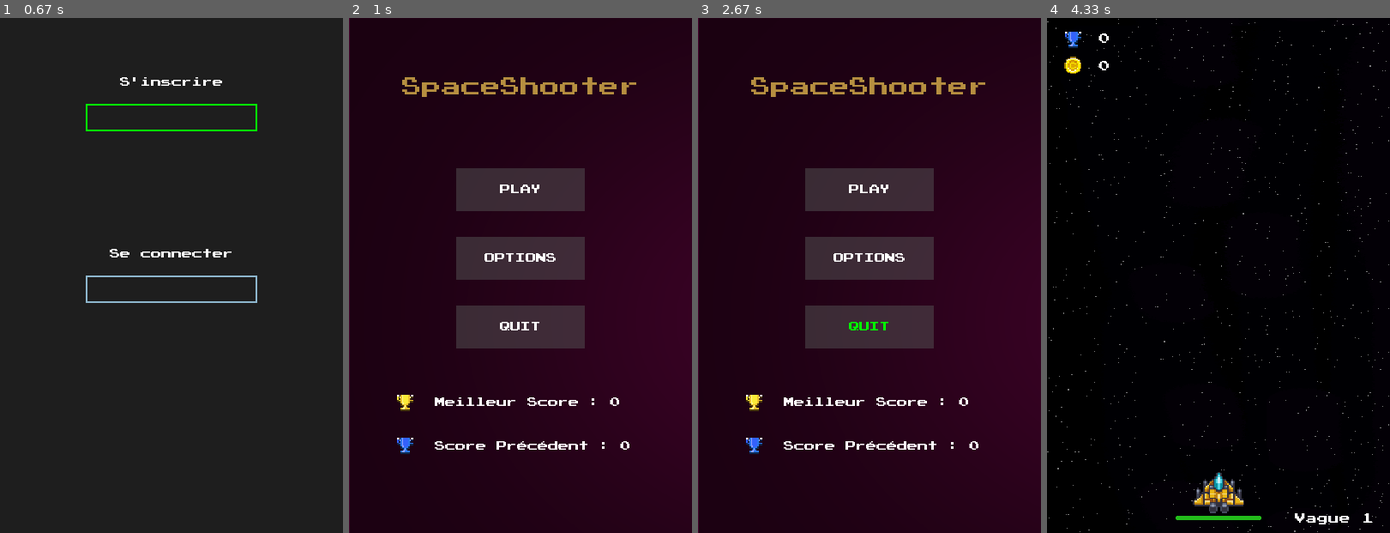
Above: before the commit, frames 1-4 (left to right).
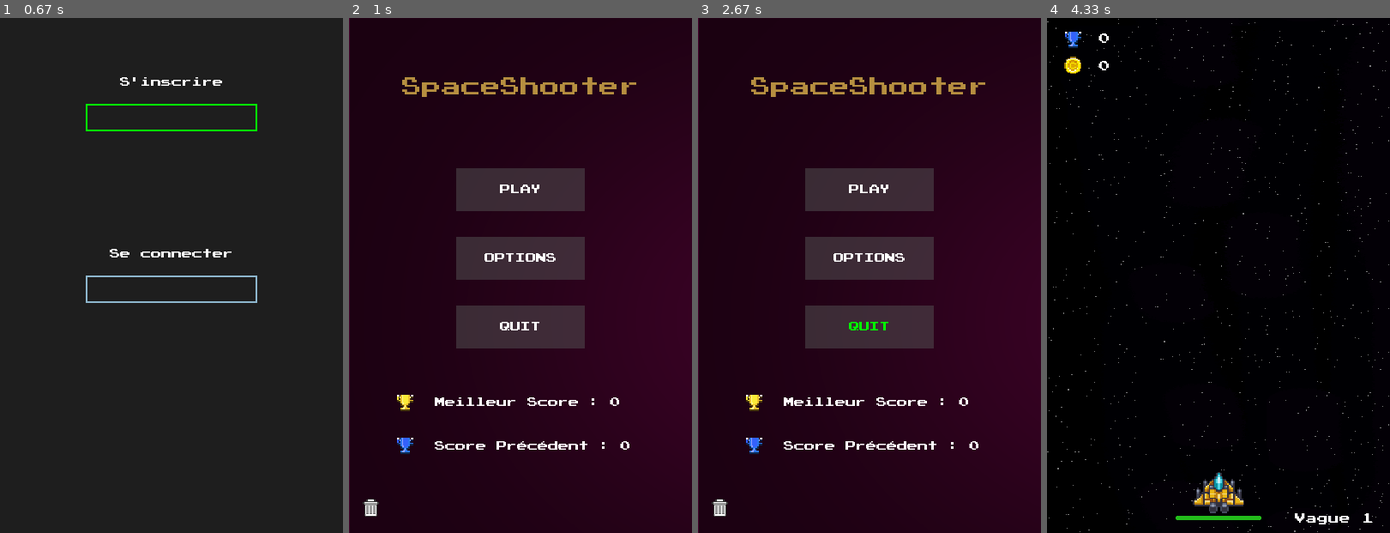
Above: after the commit, the same moments.

Repository: Fabien-crypto/SpaceShooter
Game: pygame game, started from main.py
Same seed, same stepped clock (60 frames per second), same inputs: the game is played once before the commit and once after it.
Inputs (mouse positions are in pixels of both pictures, inside the frame that each line leads up to):
- Up to frame 1 (0.67 s): click (171, 115) at 0.38 s
- Up to frame 2 (1 s): tap Enter at 0.67 s
- Up to frame 3 (2.67 s): click "PLAY" at 1.05 s; tap Space at 1.33, 1.73, 2.03 s; tap Esc at 2.22 s; click (872, 327) at 2.6 s
- Up to frame 4 (4.33 s): click (1348, 471) at 2.93 s; tap Enter at 4.05 s

Frame 1 is identical in both runs. In frame 2, 0.1% of the frame differs, in the area x 4-9%, y 93-97%; in frame 3, 0.1%; in frame 4, nothing differs.

Commit message:
ajout d'une fonction pour supprimer le fichier d'une session
J'ai ajouté une fonction qui permet de supprimer le fichier texte d'une fonction. J'ai importé os qui gère la partie "dossiers/fichiers/répertoire", ça permet de se balader dans l'ordinateur. Donc quand je créer ou je me connecte à uen session, je supprime le fichier initialisation.txt et quand j'execute la fonction qui détruit une session, je supprime le fichier qui porte le nom de la session en question. Le nom de la session apparaît dans le menu en bas à gauche et aussi dans le menu pause. Dans le menu à coté du nom de la session il y a  un icon poubelle et quand on clique dessus ça supprime la session. (Faire attention pas de message d'avertissement lorsqu'on clique sur le bouton poubelle).

Diff:
--- /dev/null
+++ b/dada.txt
@@ -0,0 +1,6 @@
+0
+0
+0
+0
+0
+0
--- /dev/null
+++ b/initialisation.txt
@@ -0,0 +1,6 @@
+0
+0
+0
+0
+0
+0
--- a/main.py
+++ b/main.py
@@ -4,6 +4,7 @@
 import sys
 from PIL import Image, ImageFilter
 from pygame.math import Vector2
+import os
 
 
 #Initialisation du jeu#
@@ -32,14 +33,14 @@
 buttonimg = pygame.transform.scale(buttonimg,(150,50))
 screen = pygame.display.set_mode((400, 600))
 
-with open("initalisation.txt","w") as init :
+with open("initialisation.txt","w") as init :
     init.write("0\n0\n0\n0\n0\n0\n")
     init.close()
-nom_fichier = "initalisation.txt"
+nom_session = "initialisation"
 
 
 def saveread(score):
-    with open(nom_fichier,"r") as fichier:
+    with open(nom_session+'.txt',"r") as fichier:
         list = fichier.readlines()
         fichier.close()
     if score == "bestscore":
@@ -57,7 +58,7 @@
 
 def save(score,vol,pos,vol2,pos2):
     bestscore = saveread("bestscore")
-    fichier = open(nom_fichier,"w+")
+    fichier = open(nom_session+'.txt',"w+")
     if score > int(bestscore):
         fichier.write(str(score)+"\n"+str(score)+"\n"+str(vol)+"\n"+str(pos)+"\n"+str(vol2)+"\n"+str(pos2))
         fichier.close()
@@ -70,7 +71,7 @@
 
 
 def session():
-    global nom_fichier, existe_deja, existe_pas
+    global nom_session, existe_deja, existe_pas
     input_box = pygame.Rect(100, 100, 140,32)
     input_box1 = InputBox(100, 100, 140, 32)
     input_box2 = InputBox(100, 300, 140, 32)
@@ -88,14 +89,11 @@
             input_box1.handle_event_1(event)
             input_box2.handle_event_2(event)
 
-
         for box in input_boxes:
             box.update()
-
         screen.fill((30, 30, 30))
         screen.blit(INSCRIPTION_TEXT, INSCRIPTION_RECT)
         screen.blit(CONNEXION_TEXT,CONNEXION_RECT)
-
         for box in input_boxes:
             box.draw(screen)
 
@@ -120,7 +118,7 @@
 
 
     def handle_event_1(self, event):
-        global existe_deja
+        global existe_deja,nom_session
         if event.type == pygame.MOUSEBUTTONDOWN:
             # If the user clicked on the input_box rect.
             if self.rect.collidepoint(event.pos):
@@ -133,21 +131,21 @@
         if event.type == pygame.KEYDOWN:
             if self.active:
                 if event.key == pygame.K_RETURN:
-                    nom_fichier = str(self.text) + ".txt"
+                    nom_session = str(self.text).lower()
                     try:
-                        with open(nom_fichier, 'r') as f:
+                        with open(nom_session+'.txt', 'r') as f:
                             existe_deja = 1
                     except FileNotFoundError as e:
-                        nom_fichier = str(self.text)+'.txt'
-                        with open(nom_fichier, 'w+') as f:
+                        with open(nom_session+'.txt', 'w+') as f:
                             f.write("0\n0\n0\n0\n0\n0\n")
                             f.close()
+                        os.remove("initialisation.txt")
                         main_menu()
                     except IOError as e:
-                        nom_fichier = str(self.text)+'.txt'
-                        with open(nom_fichier, 'w+') as f:
+                        with open(nom_session+'.txt', 'w+') as f:
                             f.write("0\n0\n0\n0\n0\n0\n")
                             f.close()
+                        os.remove("initialisation.txt")
                         main_menu()
                     self.text = ''
                 elif event.key == pygame.K_BACKSPACE:
@@ -158,7 +156,7 @@
                 self.txt_surface = get_font(12).render(self.text, True, self.color)
 
     def handle_event_2(self, event):
-        global existe_pas
+        global existe_pas,nom_session
         if event.type == pygame.MOUSEBUTTONDOWN:
             # If the user clicked on the input_box rect.
             if self.rect.collidepoint(event.pos):
@@ -171,10 +169,11 @@
         if event.type == pygame.KEYDOWN:
             if self.active:
                 if event.key == pygame.K_RETURN:
-                    nom_fichier = str(self.text) + ".txt"
+                    nom_session = str(self.text).lower()
                     try:
-                        with open(nom_fichier, 'r') as f:
+                        with open(nom_session+'.txt', 'r') as f:
                             main_menu()
+                        os.remove("initialisation.txt")
                     except FileNotFoundError as e:
                         existe_pas = 1
                     except IOError as e:
@@ -495,9 +494,6 @@
             self.last_monster = now
 
 
-
-
-
 #Déclaration des variables de son#
 volume = float(saveread("volume"))
 position= int(saveread("position"))
@@ -520,6 +516,9 @@
         OPTIONS_RECT2 = OPTIONS_TEXT1.get_rect(center=(200,300))
         OPTIONS_POURCENTAGE_FOND_RECT = POURCENTAGE_FOND.get_rect(center=(40, 205))
         OPTIONS_POURCENTAGE_FOND_RECT2 = POURCENTAGE_FOND2.get_rect(center=(40, 355))
+        SESSION_TEXT = get_font(12).render(nom_session, True, "white")
+        SESSION_RECT = SESSION_TEXT.get_rect(bottomleft=(15, 580))
+        screen.blit(SESSION_TEXT,SESSION_RECT)
         screen.blit(OPTIONS_TEXT, OPTIONS_RECT)
         screen.blit(OPTIONS_TEXT1, OPTIONS_RECT1)
         screen.blit(OPTIONS_TEXT2, OPTIONS_RECT2)
@@ -664,6 +663,9 @@
         PLAY_BUTTON = Button(image=buttonimg, pos=(200, 200), text_input="Reprendre", font=get_font(12), base_color="White", hovering_color="Green")
         OPTIONS_BUTTON = Button(image=buttonimg, pos=(200, 280), text_input="Options", font=get_font(12), base_color="White", hovering_color="Green")
         QUIT_BUTTON = Button(image=buttonimg, pos=(200, 360), text_input="Menu", font=get_font(12), base_color="White", hovering_color="Green")
+        SESSION_TEXT = get_font(12).render(nom_session, True, "white")
+        SESSION_RECT = SESSION_TEXT.get_rect(bottomleft=(35, 580))
+        screen.blit(SESSION_TEXT,SESSION_RECT)
         OPTIONS_MOUSE_POS = pygame.mouse.get_pos()
 
         for button in [PLAY_BUTTON, OPTIONS_BUTTON, QUIT_BUTTON]:
@@ -728,9 +730,12 @@
         pygame.display.update()
 
 def main_menu():
+    global nom_session
     mixer.music.load('sounds/01_Title-Screen.wav')
     mixer.music.set_volume(volume)
     mixer.music.play(-1, 0.0, 0)
+    trashimg = pygame.image.load('assets/icon/trash.png')
+    trashimg = pygame.transform.scale(trashimg,(30,30))
     while True:
         BG = pygame.image.load("assets/menu/Background.png")
         best_score = pygame.image.load('assets/icon/best_score.png')
@@ -741,23 +746,24 @@
         MENU_MOUSE_POS = pygame.mouse.get_pos()
         MENU_TEXT = get_font(23).render("SpaceShooter", True, "#b68f40")
         MENU_RECT = MENU_TEXT.get_rect(center=(200, 80))
-        PLAY_BUTTON = Button(image=buttonimg, pos=(200, 200),
-                            text_input="PLAY", font=get_font(12), base_color="White", hovering_color="Green")
-        OPTIONS_BUTTON = Button(image=buttonimg, pos=(200, 280),
-                            text_input="OPTIONS", font=get_font(12), base_color="White", hovering_color="Green")
-        QUIT_BUTTON = Button(image=buttonimg, pos=(200, 360),
-                            text_input="QUIT", font=get_font(12), base_color="White", hovering_color="Green")
+        PLAY_BUTTON = Button(image=buttonimg, pos=(200, 200), text_input="PLAY", font=get_font(12), base_color="White", hovering_color="Green")
+        OPTIONS_BUTTON = Button(image=buttonimg, pos=(200, 280), text_input="OPTIONS", font=get_font(12), base_color="White", hovering_color="Green")
+        QUIT_BUTTON = Button(image=buttonimg, pos=(200, 360),text_input="QUIT", font=get_font(12), base_color="White", hovering_color="Green")
         Best_Score_TEXT = get_font(12).render("Meilleur Score : "+ saveread("bestscore"), True, "white")
         Best_Score_RECT = Best_Score_TEXT.get_rect(topleft=(100, 442))
         Prec_Score_TEXT = get_font(12).render(("Score Précédent : "+ saveread("prec")), True, "white")
         Prec_Score_RECT = Prec_Score_TEXT.get_rect(topleft=(100, 493))
+        SESSION_TEXT = get_font(12).render(nom_session, True, "white")
+        SESSION_RECT = SESSION_TEXT.get_rect(bottomleft=(40, 580))
+        DELETE_BUTTON = Button(image=trashimg, pos=(25, 570), text_input="", font=get_font(12), base_color="White", hovering_color="Green")
         screen.blit(MENU_TEXT, MENU_RECT)
         screen.blit(Best_Score_TEXT, Best_Score_RECT)
         screen.blit(Prec_Score_TEXT, Prec_Score_RECT)
         screen.blit(best_score,(55,438))
         screen.blit(prec_score,(55,488))
-
-        for button in [PLAY_BUTTON, OPTIONS_BUTTON, QUIT_BUTTON]:
+        screen.blit(SESSION_TEXT,SESSION_RECT)
+
+        for button in [PLAY_BUTTON, OPTIONS_BUTTON,DELETE_BUTTON, QUIT_BUTTON]:
             button.changeColor(MENU_MOUSE_POS)
             button.update(screen)
 
@@ -773,6 +779,13 @@
                     jeu()
                 if OPTIONS_BUTTON.checkForInput(MENU_MOUSE_POS):
                     options("menu")
+                if DELETE_BUTTON.checkForInput(MENU_MOUSE_POS) :
+                    with open('initialisation.txt',"w") as f:
+                        f.write("0\n0\n0\n0\n0\n0\n")
+                        f.close()
+                    os.remove(nom_session+'.txt')
+                    nom_session = "initialisation"
+                    session()
                 if QUIT_BUTTON.checkForInput(MENU_MOUSE_POS):
                     pygame.quit()
                     sys.exit()
@@ -816,7 +829,7 @@
     count = 0
     pause = 0
     cost_power=1
-    cost_life=1
+    cost_life=300
     cost_delay=1
     cost_earning=1
     spawn_delay = 20
@@ -900,7 +913,7 @@
             screen.blit(VagueFinish_TEXT, VagueFinish_RECT)
             VAGUE_MOUSE_POS=pygame.mouse.get_pos()
             POWER_SHOOT_BUTTON = Button(image=buttonimg, pos=(120, 400), text_input="Power Shoot", font=get_font(8), base_color="White", hovering_color=color1)
-            LIFE_BUTTON = Button(image=buttonimg, pos=(290, 400), text_input="Upygamerade life", font=get_font(8), base_color="White", hovering_color=color2)
+            LIFE_BUTTON = Button(image=buttonimg, pos=(290, 400), text_input="Upgrade life", font=get_font(8), base_color="White", hovering_color=color2)
             SHOOT_DELAY_BUTTON = Button(image=buttonimg, pos=(120, 490), text_input="Shoot delay", font=get_font(8), base_color="White", hovering_color=color3)
             EARNING_BUTTON = Button(image=buttonimg, pos=(290, 490), text_input="Money Value", font=get_font(8), base_color="White", hovering_color=color4)
             screen.blit(money,(50,430))
@@ -1021,7 +1034,6 @@
                         if game.player.money >= cost_life and (game.player.health+15) <= game.player.max_health:
                             game.player.health += 15
                             game.player.money -= cost_life
-                            cost_life*=2
                     if SHOOT_DELAY_BUTTON.checkForInput(VAGUE_MOUSE_POS):
                         if game.player.money >= cost_delay and game.player.shoot_delay >=100:
                             game.player.shoot_delay -= 10
Binary file added: assets/icon/trash.png
Binary file changed: assets/menu/blurrybg.jpg
Binary file changed: assets/menu/currentbg.jpg
